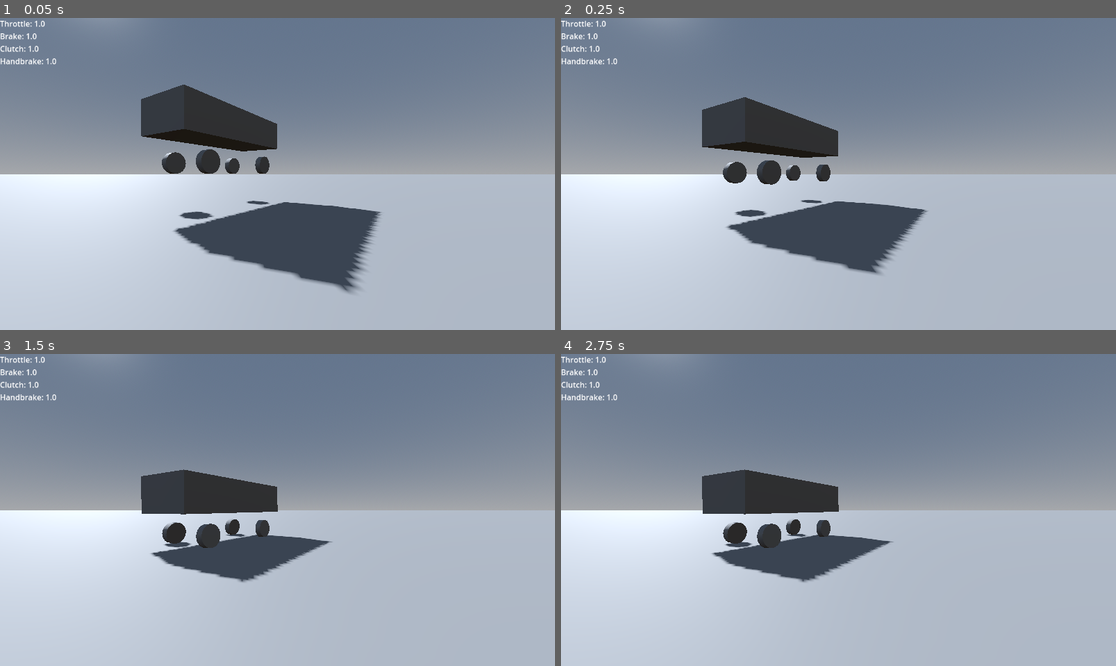
Above: before the commit, frames 1-4 (two rows, left to right).
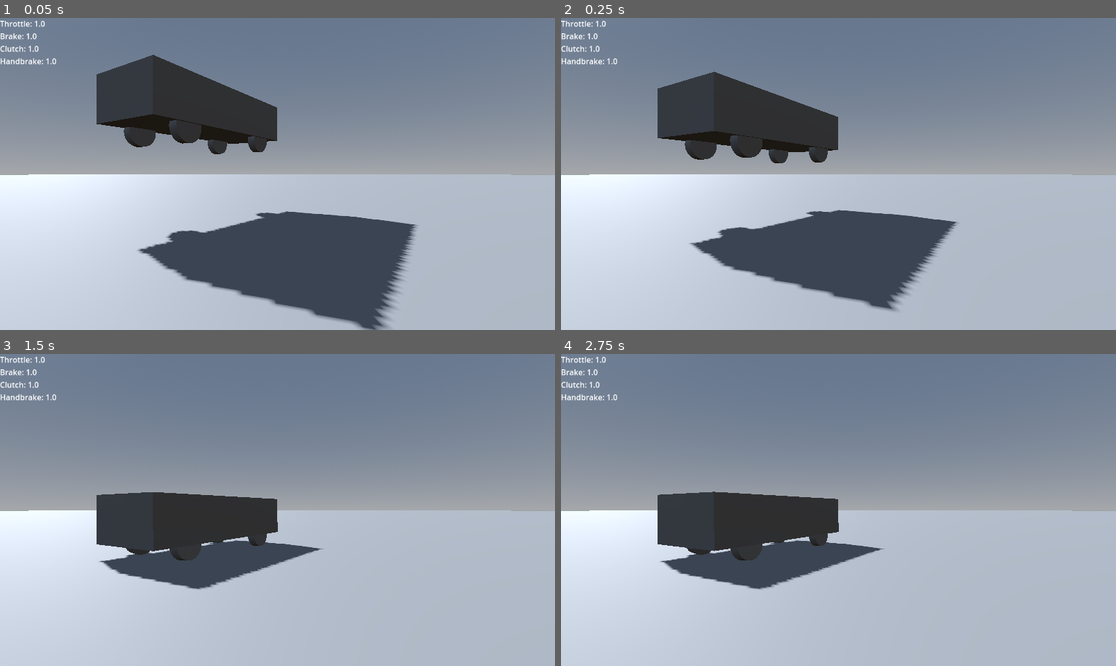
Above: after the commit, the same moments.

Repository: Dubbie/subi-vehicle
Game: Godot game, scene res://world/test/test_world.tscn
The game is run twice, just before and just after one commit, with the same random seed, the same clock (stepped at 60 frames per second) and the same inputs.
Inputs:
- Up to frame 1 (0.05 s): no input
- Up to frame 2 (0.25 s): no input
- Up to frame 3 (1.5 s): hold Ctrl (clutch) 0.53-1.28 s; hold S (brake) from 1.28 s (still down); tap W (gas) at 1.35 s
- Up to frame 4 (2.75 s): tap Enter at 2 s; release S (brake) at 2.03 s; hold Ctrl (clutch) from 2.03 s (still down)

The runs differ from the first frame. In frame 1, 13% of the frame differs, in the area x 0-100%, y 11-100%; in frame 2, 11%; in frame 3, 6.9%; in frame 4, 6.9%.

Commit message:
modify target pos

Diff:
--- a/vehicles/_base/base_vehicle.tscn
+++ b/vehicles/_base/base_vehicle.tscn
@@ -45,6 +45,7 @@
 
 [node name="WheelFL" parent="Wheels" instance=ExtResource("3_6w078")]
 transform = Transform3D(1, 0, 0, 0, 1, 0, 0, 0, 1, -0.74, 0, -1.262)
+target_position = Vector3(0, -0.4, 0)
 wheel_mass_kg = 18.0
 tyre_width_mm = 205.0
 tyre_aspect_ratio = 55.0
@@ -67,6 +68,7 @@
 
 [node name="WheelFR" parent="Wheels" instance=ExtResource("3_6w078")]
 transform = Transform3D(1, 0, 0, 0, 1, 0, 0, 0, 1, 0.74, 0, -1.262)
+target_position = Vector3(0, -0.4, 0)
 wheel_mass_kg = 18.0
 tyre_width_mm = 205.0
 tyre_aspect_ratio = 55.0
@@ -89,6 +91,7 @@
 
 [node name="WheelRL" parent="Wheels" instance=ExtResource("3_6w078")]
 transform = Transform3D(1, 0, 0, 0, 1, 0, 0, 0, 1, -0.74, 0, 1.262)
+target_position = Vector3(0, -0.4, 0)
 is_steering_wheel = false
 power_bias = 0.5
 brake_bias = 0.6
@@ -114,6 +117,7 @@
 
 [node name="WheelRR" parent="Wheels" instance=ExtResource("3_6w078")]
 transform = Transform3D(1, 0, 0, 0, 1, 0, 0, 0, 1, 0.74, 0, 1.262)
+target_position = Vector3(0, -0.4, 0)
 is_steering_wheel = false
 power_bias = 0.5
 brake_bias = 0.6
--- a/world/test/test_world.tscn
+++ b/world/test/test_world.tscn
@@ -30,6 +30,7 @@
 
 [node name="Camera3D" type="Camera3D" parent="."]
 transform = Transform3D(0.866025, 0, 0.5, 0, 1, 0, -0.5, 0, 0.866025, 5, 1, 5)
+fov = 60.0
 
 [node name="WorldEnvironment" type="WorldEnvironment" parent="."]
 environment = SubResource("Environment_wu8pm")
